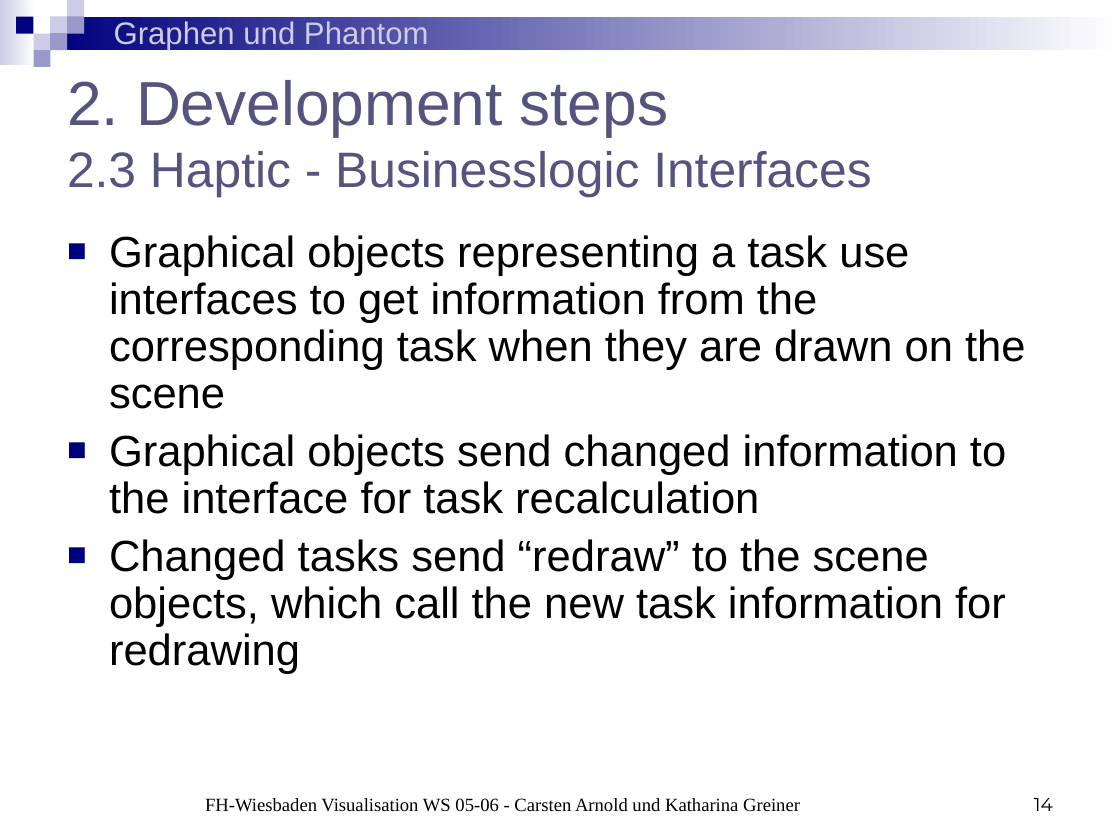
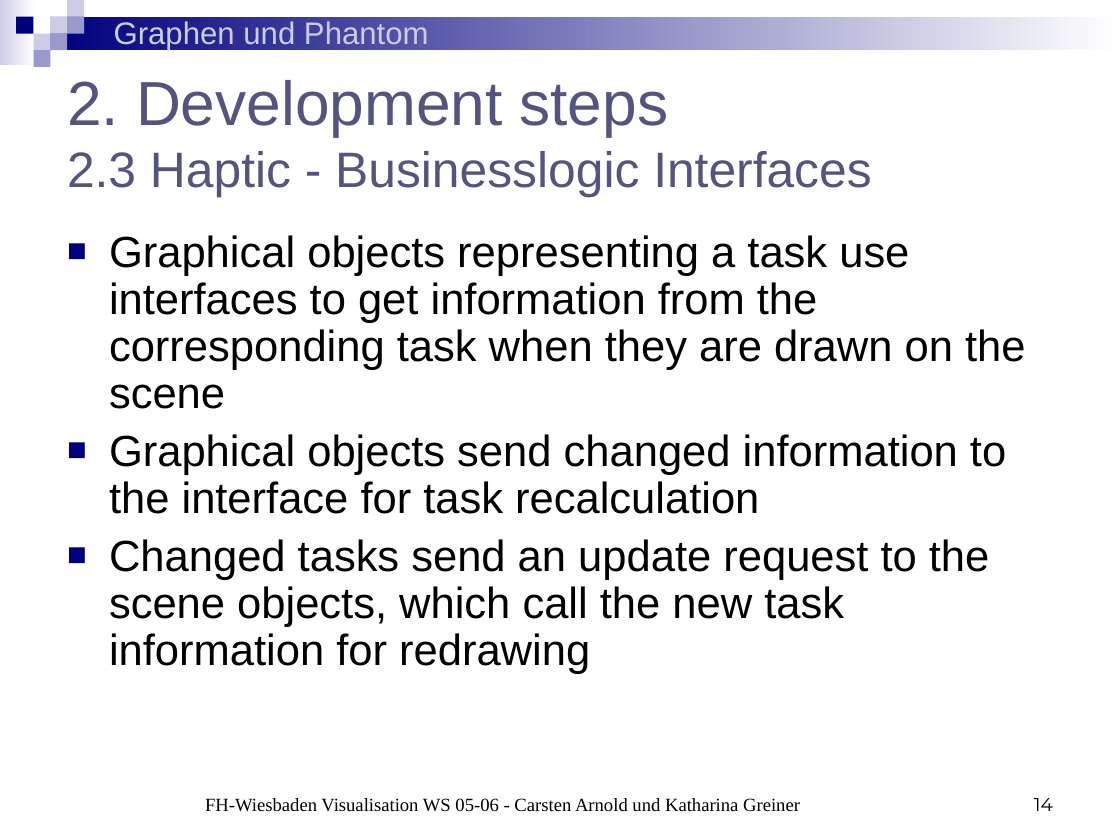
Before and after one commit to BackupTheBerlios/phantom-graphs-svn, a slide deck: slide 14 of trunk/Präsentationen/Präsentation3.ppt. Drawn at 1120x840 pixels with LibreOffice and Linux fonts; fonts in the diff are those of the drawing. Boxes give left, top, right and bottom in pixels: in the first picture for what was removed or moved away, otherwise in the second. Text is boxed around its words. In the diff, an @@ line names an element or a change of style, - is before the commit and + after.

```diff
--- a/trunk/Präsentationen/Präsentation3.ppt
+++ b/trunk/Präsentationen/Präsentation3.ppt
@@ text at <box>109,539,990,674</box>: text changed @@
-■ Changed tasks send “redraw” to the scene objects, which call the new task information for redrawing
+■ Changed tasks send an update request to the scene objects, which call the new task information for redrawing
```
Also in this commit, not shown: 4 other slides changed, 1 other file.
